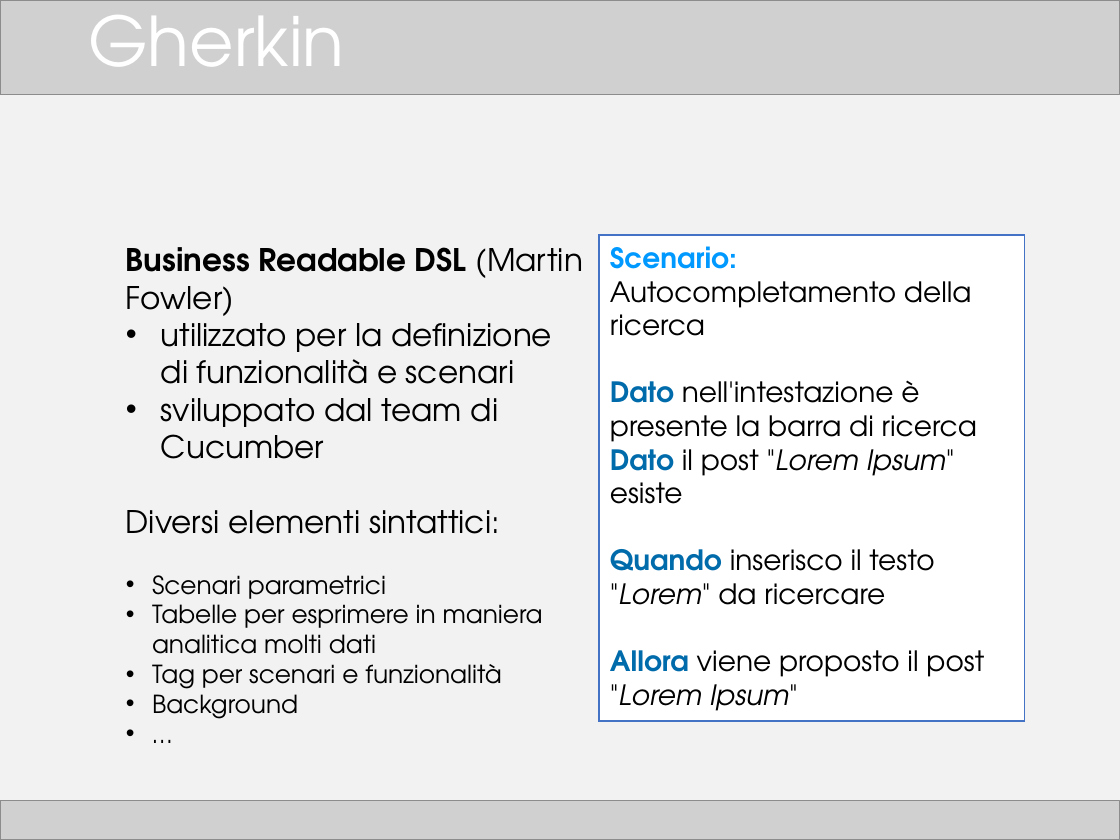
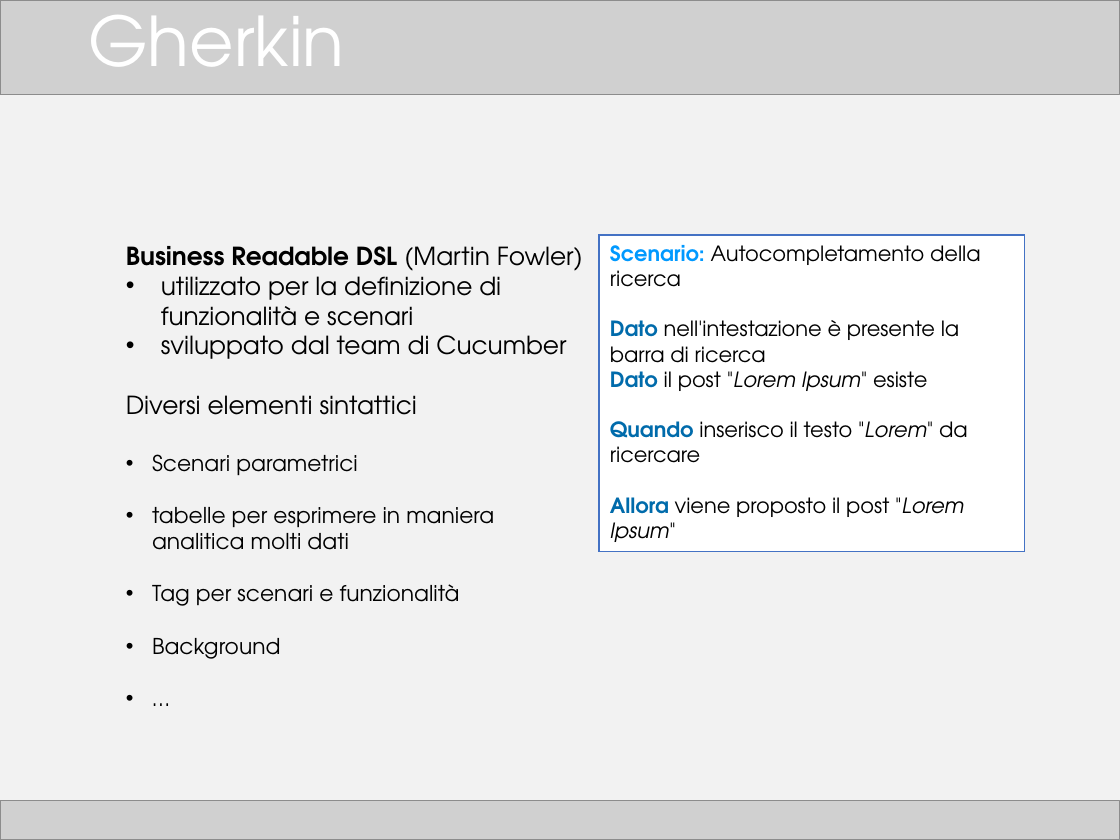
Before and after one commit to TTia/xblog-thesis, a slide deck: slide 14 of Presentazione.pptx. Drawn at 1120x840 pixels with LibreOffice and Linux fonts; fonts in the diff are those of the drawing; grey boxes stand for pictures. Boxes give left, top, right and bottom in pixels: in the first picture for what was removed or moved away, otherwise in the second. Text is boxed around its words. In the diff, an @@ line names an element or a change of style, - is before the commit and + after.

```diff
--- a/Presentazione.pptx
+++ b/Presentazione.pptx
@@ rectangle "Scenario: Autocompletamento della ricerca": place and size @@
-rectangle "Scenario: Autocompletamento della ricerca" at (599,235,1025,721)
+rectangle "Scenario: Autocompletamento della ricerca" at (599,235,1025,552)
@@ rectangle "Scenario: Autocompletamento della ricerca" at (599,235,1025,552): size 18 to 13.5 pt @@
@@ text at (126,246,583,659): size 20 to 16 pt in "Business Readable DSL (Martin Fowler)", "utilizzato per la definizione di funzionalità e ...", "sviluppato dal team di Cucumber"; size 16 to 14 pt in "Scenari parametrici", "Tag per scenari e funzionalità", "Background", "…" @@
@@ text at (126,395,417,415): text changed; size 20 to 16 pt @@
-Diversi elementi sintattici:
+Diversi elementi sintattici
@@ text at (152,507,494,550): text changed; size 16 to 14 pt @@
-• Tabelle per esprimere in maniera analitica molti dati
+• tabelle per esprimere in maniera analitica molti dati
```
Also in this commit, not shown: 15 other slides changed, 1 other file.
